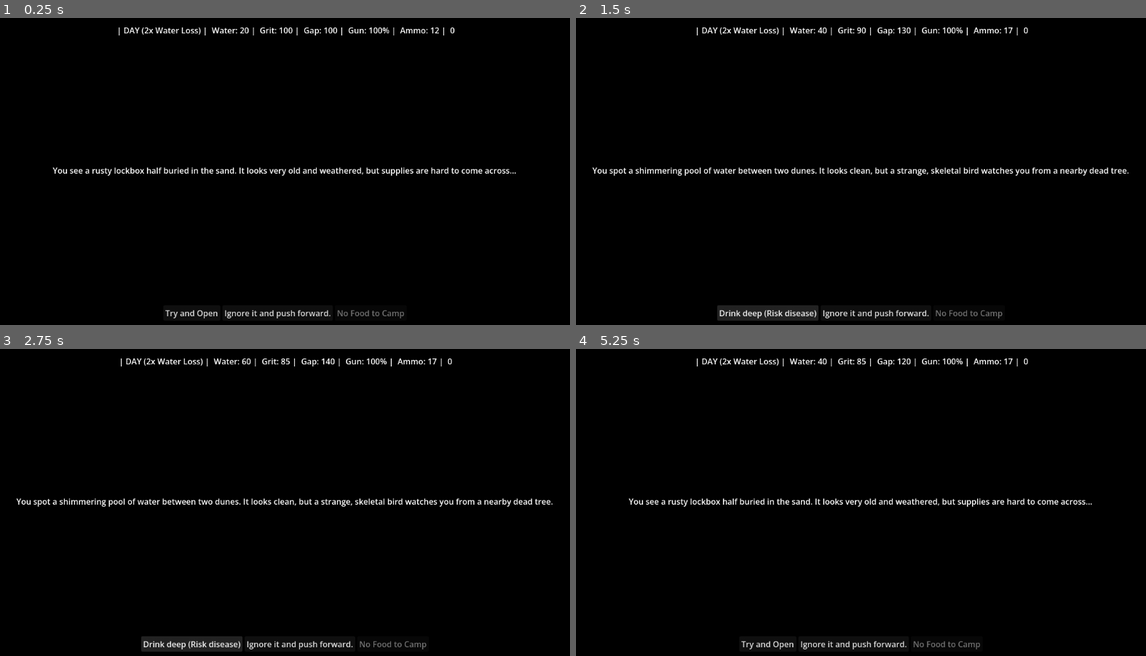
Above: before the commit, frames 1-4 (two rows, left to right).
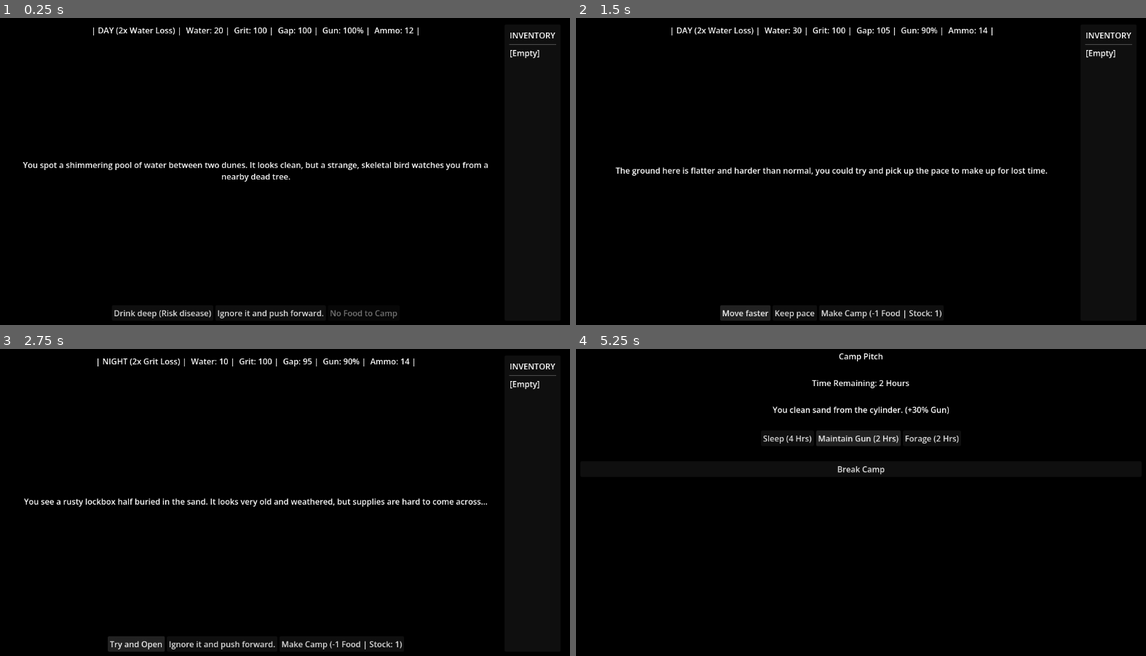
Above: after the commit, the same moments.

Repository: JoelSpicer/Across-The-Desert
Game: Godot game, scene res://Scene/MainGame.tscn
Same seed, same stepped clock (60 frames per second), same inputs: the game is played once before the commit and once after it.
Inputs (mouse positions are in pixels of both pictures, inside the frame that each line leads up to):
- Up to frame 1 (0.25 s): no input
- Up to frame 2 (1.5 s): click "Try and Open" (after the commit: "Drink deep (Risk disease)") at 0.5 s; click "Drink deep (Risk disease)" (after the commit: "Kill it") at 1.25 s
- Up to frame 3 (2.75 s): click "Drink deep (Risk disease)" (after the commit: "Move faster") at 2 s
- Up to frame 4 (5.25 s): click "Ignore it and push forward." at 2.75 s; click (940, 643) at 3.5 s, where only the run after the commit has a clickable "Make Camp (-1 Food | Stock: 1)"; click (786, 438) at 4.25 s, where only the run after the commit has a clickable "Sleep (4 Hrs)"; click (861, 438) at 5 s, where only the run after the commit has a clickable "Maintain Gun (2 Hrs)"

The runs differ from the first frame. In frame 1, 3.5% of the frame differs, in the area x 3-98%, y 3-98%; in frame 2, 2.9%; in frame 3, 3.1%; in frame 4, 3.6%, in the area x 9-91%, y 1-98%.

Commit message:
simple victory

Diff:
--- a/Resource/Event/event_bird.tres
+++ b/Resource/Event/event_bird.tres
@@ -5,10 +5,11 @@
 [resource]
 script = ExtResource("1_sqt17")
 event_text = "You see a bird perched on a petrified log. Is a bullet worth a small meal?"
-choice_1_text = "Kill and eat it"
+choice_1_text = "Kill it"
 choice_2_text = "Leave it"
 choice_1_ammo_cost = 2
+choice_1_food_cost = 1
+choice_1_gun_condition_cost = -10
+choice_1_grit_cost = 10
 choice_1_gap_penalty = 5
-choice_1_grit_cost = 10
-choice_1_gun_condition_cost = -10
 metadata/_custom_type_script = "uid://tebrdjqw5ke"
--- a/Resource/Event/event_flats.tres
+++ b/Resource/Event/event_flats.tres
@@ -9,5 +9,4 @@
 choice_2_text = "Keep pace"
 choice_1_water_cost = -10
 choice_1_gap_penalty = -10
-choice_1_grit_cost = -5
 metadata/_custom_type_script = "uid://tebrdjqw5ke"
--- a/Resource/Event/event_lockbox.tres
+++ b/Resource/Event/event_lockbox.tres
@@ -10,5 +10,5 @@
 choice_1_ammo_cost = 5
 choice_1_grit_cost = -5
 choice_1_gap_penalty = 10
-choice_1_item_reward = "Food"
+choice_1_item_reward = "Old Key"
 metadata/_custom_type_script = "uid://tebrdjqw5ke"
--- a/Scene/CampPhase.tscn
+++ b/Scene/CampPhase.tscn
@@ -26,6 +26,7 @@
 [node name="VBoxContainer" type="VBoxContainer" parent="MarginContainer" unique_id=495850979]
 self_modulate = Color(0, 0, 0, 1)
 layout_mode = 2
+size_flags_horizontal = 3
 theme_override_constants/separation = 30
 
 [node name="TitleLabel" type="Label" parent="MarginContainer/VBoxContainer" unique_id=977828883]
--- a/Scene/MainGame.tscn
+++ b/Scene/MainGame.tscn
@@ -6,6 +6,7 @@
 [ext_resource type="Resource" uid="uid://c0xt24qalu5pd" path="res://Resource/Event/event_flats.tres" id="4_tsug7"]
 [ext_resource type="Resource" uid="uid://bk7ve7l4gpg2l" path="res://Resource/Event/event_lockbox.tres" id="5_kwaul"]
 [ext_resource type="Resource" uid="uid://daiuf8mceswdq" path="res://Resource/Event/event_oasis.tres" id="6_cr6pf"]
+[ext_resource type="Resource" uid="uid://cd2el4u81xrgf" path="res://Resource/Event/event_bird.tres" id="7_tsug7"]
 
 [node name="MainGame" type="Control" unique_id=681661840]
 layout_mode = 3
@@ -37,42 +38,46 @@
 theme_override_constants/margin_right = 30
 theme_override_constants/margin_bottom = 30
 
-[node name="VBoxContainer" type="VBoxContainer" parent="MarginContainer" unique_id=1217635462]
+[node name="HBoxContainer" type="HBoxContainer" parent="MarginContainer" unique_id=1834242907]
 layout_mode = 2
 
-[node name="TopHUD" type="HBoxContainer" parent="MarginContainer/VBoxContainer" unique_id=1628873461]
+[node name="VBoxContainer" type="VBoxContainer" parent="MarginContainer/HBoxContainer" unique_id=1217635462]
+layout_mode = 2
+size_flags_horizontal = 3
+
+[node name="TopHUD" type="HBoxContainer" parent="MarginContainer/HBoxContainer/VBoxContainer" unique_id=1628873461]
 layout_mode = 2
 alignment = 1
 
-[node name="TimeLabel" type="Label" parent="MarginContainer/VBoxContainer/TopHUD" unique_id=1618261645]
+[node name="TimeLabel" type="Label" parent="MarginContainer/HBoxContainer/VBoxContainer/TopHUD" unique_id=1618261645]
 layout_mode = 2
 
-[node name="WaterLabel" type="Label" parent="MarginContainer/VBoxContainer/TopHUD" unique_id=663611761]
+[node name="WaterLabel" type="Label" parent="MarginContainer/HBoxContainer/VBoxContainer/TopHUD" unique_id=663611761]
 layout_mode = 2
 text = "waterlabel"
 
-[node name="GritLabel" type="Label" parent="MarginContainer/VBoxContainer/TopHUD" unique_id=1120266740]
+[node name="GritLabel" type="Label" parent="MarginContainer/HBoxContainer/VBoxContainer/TopHUD" unique_id=1120266740]
 layout_mode = 2
 text = "gritlabel"
 
-[node name="GapLabel" type="Label" parent="MarginContainer/VBoxContainer/TopHUD" unique_id=1436106187]
+[node name="GapLabel" type="Label" parent="MarginContainer/HBoxContainer/VBoxContainer/TopHUD" unique_id=1436106187]
 layout_mode = 2
 text = "gaplabel"
 
-[node name="GunConditionLabel" type="Label" parent="MarginContainer/VBoxContainer/TopHUD" unique_id=49075460]
+[node name="GunConditionLabel" type="Label" parent="MarginContainer/HBoxContainer/VBoxContainer/TopHUD" unique_id=49075460]
 layout_mode = 2
 text = "GunConditionLabel"
 
-[node name="AmmoLabel" type="Label" parent="MarginContainer/VBoxContainer/TopHUD" unique_id=2003342263]
+[node name="AmmoLabel" type="Label" parent="MarginContainer/HBoxContainer/VBoxContainer/TopHUD" unique_id=2003342263]
 layout_mode = 2
 text = "AmmoLabel"
 
-[node name="EventDisplayArea" type="ColorRect" parent="MarginContainer/VBoxContainer" unique_id=584878760]
+[node name="EventDisplayArea" type="ColorRect" parent="MarginContainer/HBoxContainer/VBoxContainer" unique_id=584878760]
 layout_mode = 2
 size_flags_vertical = 3
 color = Color(0, 0, 0, 1)
 
-[node name="MainText" type="RichTextLabel" parent="MarginContainer/VBoxContainer/EventDisplayArea" unique_id=662743340]
+[node name="MainText" type="RichTextLabel" parent="MarginContainer/HBoxContainer/VBoxContainer/EventDisplayArea" unique_id=662743340]
 layout_mode = 1
 anchors_preset = 15
 anchor_right = 1.0
@@ -85,22 +90,46 @@
 horizontal_alignment = 1
 vertical_alignment = 1
 
-[node name="ActionButtons" type="HBoxContainer" parent="MarginContainer/VBoxContainer" unique_id=40023567]
+[node name="ActionButtons" type="HBoxContainer" parent="MarginContainer/HBoxContainer/VBoxContainer" unique_id=40023567]
 layout_mode = 2
 alignment = 1
 
-[node name="Choice1Button" type="Button" parent="MarginContainer/VBoxContainer/ActionButtons" unique_id=1415337461]
+[node name="Choice1Button" type="Button" parent="MarginContainer/HBoxContainer/VBoxContainer/ActionButtons" unique_id=1415337461]
 layout_mode = 2
 text = "choice 1"
 
-[node name="Choice2Button" type="Button" parent="MarginContainer/VBoxContainer/ActionButtons" unique_id=1780760058]
+[node name="Choice2Button" type="Button" parent="MarginContainer/HBoxContainer/VBoxContainer/ActionButtons" unique_id=1780760058]
 layout_mode = 2
 text = "choice 2"
 
-[node name="MakeCampButton" type="Button" parent="MarginContainer/VBoxContainer/ActionButtons" unique_id=180408919]
+[node name="MakeCampButton" type="Button" parent="MarginContainer/HBoxContainer/VBoxContainer/ActionButtons" unique_id=180408919]
 layout_mode = 2
 text = "Make Camp"
 
+[node name="PanelContainer" type="PanelContainer" parent="MarginContainer/HBoxContainer" unique_id=1800848474]
+layout_mode = 2
+
+[node name="MarginContainer" type="MarginContainer" parent="MarginContainer/HBoxContainer/PanelContainer" unique_id=29585028]
+layout_mode = 2
+theme_override_constants/margin_left = 10
+theme_override_constants/margin_top = 10
+theme_override_constants/margin_right = 10
+theme_override_constants/margin_bottom = 10
+
+[node name="VBoxContainer" type="VBoxContainer" parent="MarginContainer/HBoxContainer/PanelContainer/MarginContainer" unique_id=1464131382]
+layout_mode = 2
+
+[node name="TitleLabel" type="Label" parent="MarginContainer/HBoxContainer/PanelContainer/MarginContainer/VBoxContainer" unique_id=1238115858]
+layout_mode = 2
+text = "INVENTORY"
+
+[node name="HSeparator" type="HSeparator" parent="MarginContainer/HBoxContainer/PanelContainer/MarginContainer/VBoxContainer" unique_id=1524910305]
+layout_mode = 2
+
+[node name="InventoryList" type="Label" parent="MarginContainer/HBoxContainer/PanelContainer/MarginContainer/VBoxContainer" unique_id=631478764]
+unique_name_in_owner = true
+layout_mode = 2
+
 [node name="EventManager" type="Node" parent="." unique_id=1248262272]
 script = ExtResource("2_cp47j")
-event_pool = Array[ExtResource("3_noc35")]([ExtResource("4_tsug7"), ExtResource("5_kwaul"), ExtResource("6_cr6pf")])
+event_pool = Array[ExtResource("3_noc35")]([ExtResource("4_tsug7"), ExtResource("5_kwaul"), ExtResource("6_cr6pf"), ExtResource("7_tsug7")])
--- a/Scripts/EventManager.gd
+++ b/Scripts/EventManager.gd
@@ -82,15 +82,3 @@
 	# 5. Advance the clock and load the next event
 	GameState.advance_time()
 	trigger_random_event()
-
-	# 3. Apply the final modified values to GameState
-	GameState.modify_water(water_cost)
-	GameState.modify_gap(gap_penalty)
-
-	# 4. Check for death before continuing
-	if GameState.is_dead:
-		return
-
-	# 5. Advance the clock and load the next event
-	GameState.advance_time()
-	trigger_random_event()
--- a/Scripts/GameState.gd
+++ b/Scripts/GameState.gd
@@ -68,12 +68,17 @@
 		return
 
 	if current_grit <= 0:
-		is_dead = true # Add this line!
+		is_dead = true
 		death_reason = "The desert claims you. Your grit has failed."
 		player_died.emit()
 	elif gap_distance >= 200:
-		is_dead = true # Add this line!
+		is_dead = true
 		death_reason = "The trail goes cold. He has escaped."
+		player_died.emit()
+	elif gap_distance <= 0:
+		is_dead = true
+		death_reason = "You closed the distance. The Man in Black has nowhere left to run."
+		# We reuse the death signal here just to force the GameOver scene to load!
 		player_died.emit()
 
 func reset_run():
@@ -87,7 +92,7 @@
 	water = 20
 	ammo = 12
 	gun_condition = 100
-	food = 5
+	food = 0
 	current_afflictions.clear()
 
 	stats_changed.emit()
--- a/Scripts/Maingame.gd
+++ b/Scripts/Maingame.gd
@@ -1,15 +1,16 @@
 extends Control
 
-@onready var main_text = $MarginContainer/VBoxContainer/EventDisplayArea/MainText
-@onready var btn_choice_1 = $MarginContainer/VBoxContainer/ActionButtons/Choice1Button
-@onready var btn_choice_2 = $MarginContainer/VBoxContainer/ActionButtons/Choice2Button
-@onready var label_water = $MarginContainer/VBoxContainer/TopHUD/WaterLabel
-@onready var label_grit = $MarginContainer/VBoxContainer/TopHUD/GritLabel
-@onready var label_gap = $MarginContainer/VBoxContainer/TopHUD/GapLabel
-@onready var label_gun = $MarginContainer/VBoxContainer/TopHUD/GunConditionLabel
-@onready var label_ammo = $MarginContainer/VBoxContainer/TopHUD/AmmoLabel
-@onready var btn_make_camp = $MarginContainer/VBoxContainer/ActionButtons/MakeCampButton
-@onready var label_time = $MarginContainer/VBoxContainer/TopHUD/TimeLabel
+@onready var main_text = $MarginContainer/HBoxContainer/VBoxContainer/EventDisplayArea/MainText
+@onready var btn_choice_1 = $MarginContainer/HBoxContainer/VBoxContainer/ActionButtons/Choice1Button
+@onready var btn_choice_2 = $MarginContainer/HBoxContainer/VBoxContainer/ActionButtons/Choice2Button
+@onready var label_water = $MarginContainer/HBoxContainer/VBoxContainer/TopHUD/WaterLabel
+@onready var label_grit = $MarginContainer/HBoxContainer/VBoxContainer/TopHUD/GritLabel
+@onready var label_gap = $MarginContainer/HBoxContainer/VBoxContainer/TopHUD/GapLabel
+@onready var label_gun = $MarginContainer/HBoxContainer/VBoxContainer/TopHUD/GunConditionLabel
+@onready var label_ammo = $MarginContainer/HBoxContainer/VBoxContainer/TopHUD/AmmoLabel
+@onready var btn_make_camp = $MarginContainer/HBoxContainer/VBoxContainer/ActionButtons/MakeCampButton
+@onready var label_time = $MarginContainer/HBoxContainer/VBoxContainer/TopHUD/TimeLabel
+@onready var label_inventory_list = %InventoryList
 
 @onready var event_manager = $EventManager # Reference the new node
 
@@ -41,12 +42,18 @@
 	label_grit.text = "Grit: " + str(GameState.current_grit) + " | "
 	label_gap.text = "Gap: " + str(GameState.gap_distance) + " | "
 	label_gun.text = "Gun: " + str(GameState.gun_condition) + "%" + " | "
-	label_ammo.text = "Ammo: " + str(GameState.ammo) + " |  " + str(GameState.food)
+	label_ammo.text = "Ammo: " + str(GameState.ammo) + " | "
+
+	if GameState.inventory.is_empty():
+		label_inventory_list.text = "[Empty]"
+	else:
+		# The "\n" automatically puts a line break between each item in the array
+		label_inventory_list.text = "\n".join(GameState.inventory)
 
 	# Check food and update the Camp button
 	if GameState.food > 0:
 		btn_make_camp.disabled = false
-		btn_make_camp.text = "Make Camp (-1 Food)"
+		btn_make_camp.text = "Make Camp (-1 Food | Stock: " + str(GameState.food) + ")"
 	else:
 		btn_make_camp.disabled = true
 		btn_make_camp.text = "No Food to Camp"
